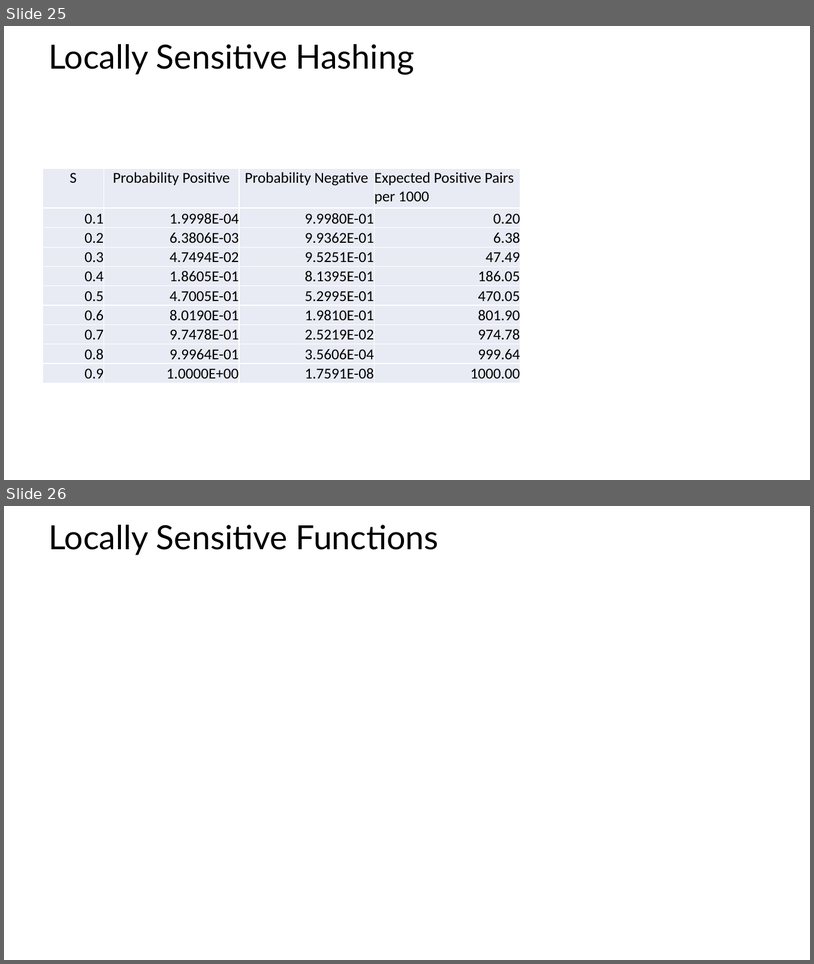
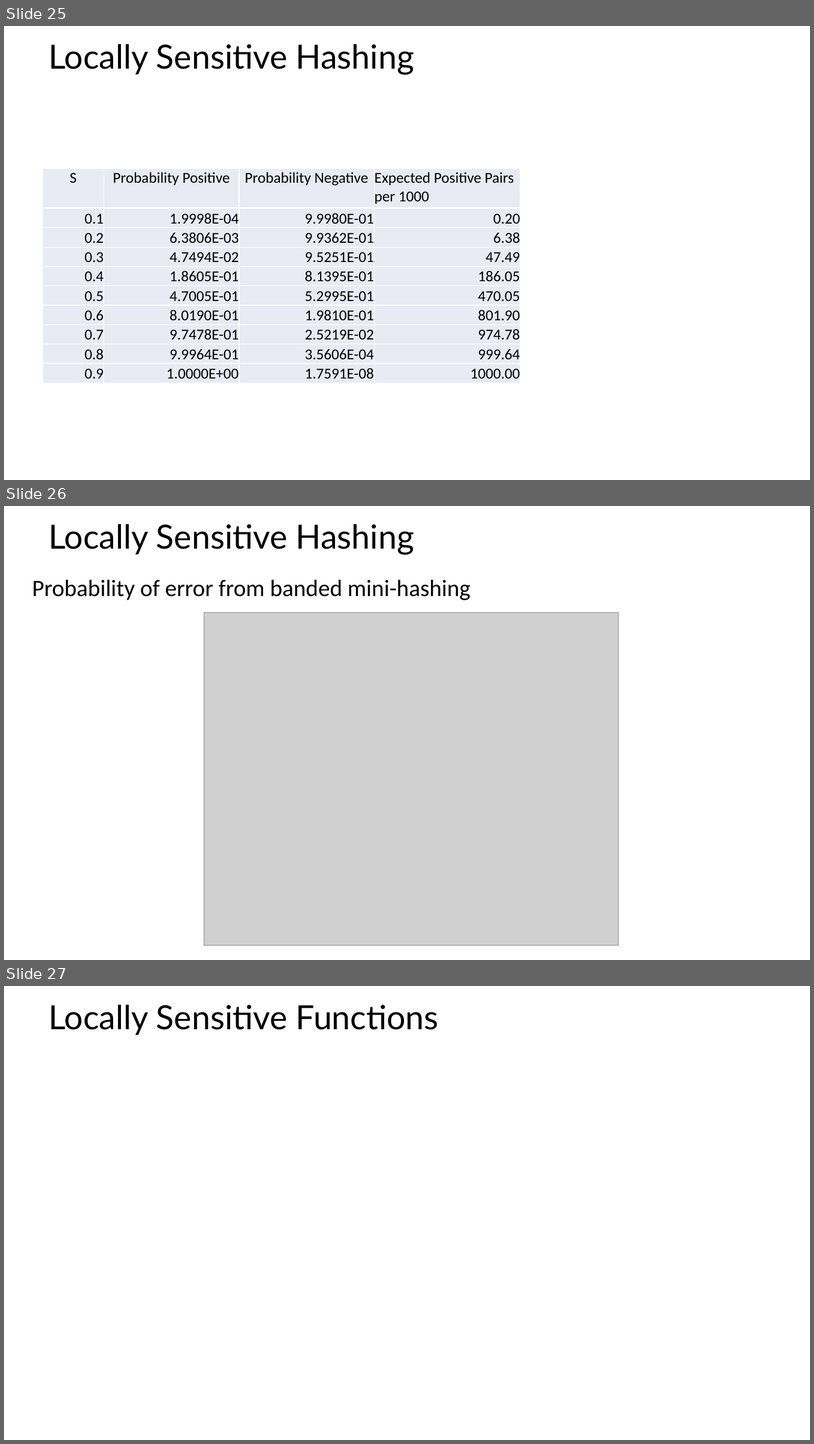
Before and after one commit to StephenElston/CSCI-E-108, a slide deck: slides/4_DistanceAndSimilarityMeasures_Part2.pptx. Shown one above the other, each under a label of ours: slides 25 and 26 before the commit, slides 25, 26 and 27 after it. The pictures are 814x964 and 814x1444 pixels, drawn with LibreOffice and Linux fonts; fonts in the diff are those of the drawing; grey boxes stand for pictures. Boxes give left, top, right and bottom in pixels: in the first picture for what was removed or moved away, otherwise in the second. Text is boxed around its words. In the diff, an @@ line names an element or a change of style, - is before the commit and + after.

Commit message:
Added slide to deck

```diff
--- a/slides/4_DistanceAndSimilarityMeasures_Part2.pptx
+++ b/slides/4_DistanceAndSimilarityMeasures_Part2.pptx
@@ slide 26 added at [4, 506, 810, 960], background #FFFFFF @@
@@ title added at [48, 524, 414, 555], 39.6 pt, text #000000 @@
+Locally Sensitive Hashing
@@ text added at [32, 579, 471, 600], 28 pt, text #000000 @@
+Probability of error from banded mini-hashing
@@ picture added at [204, 612, 619, 945] @@
@@ what was slide 26 is now slide 27 @@
```
